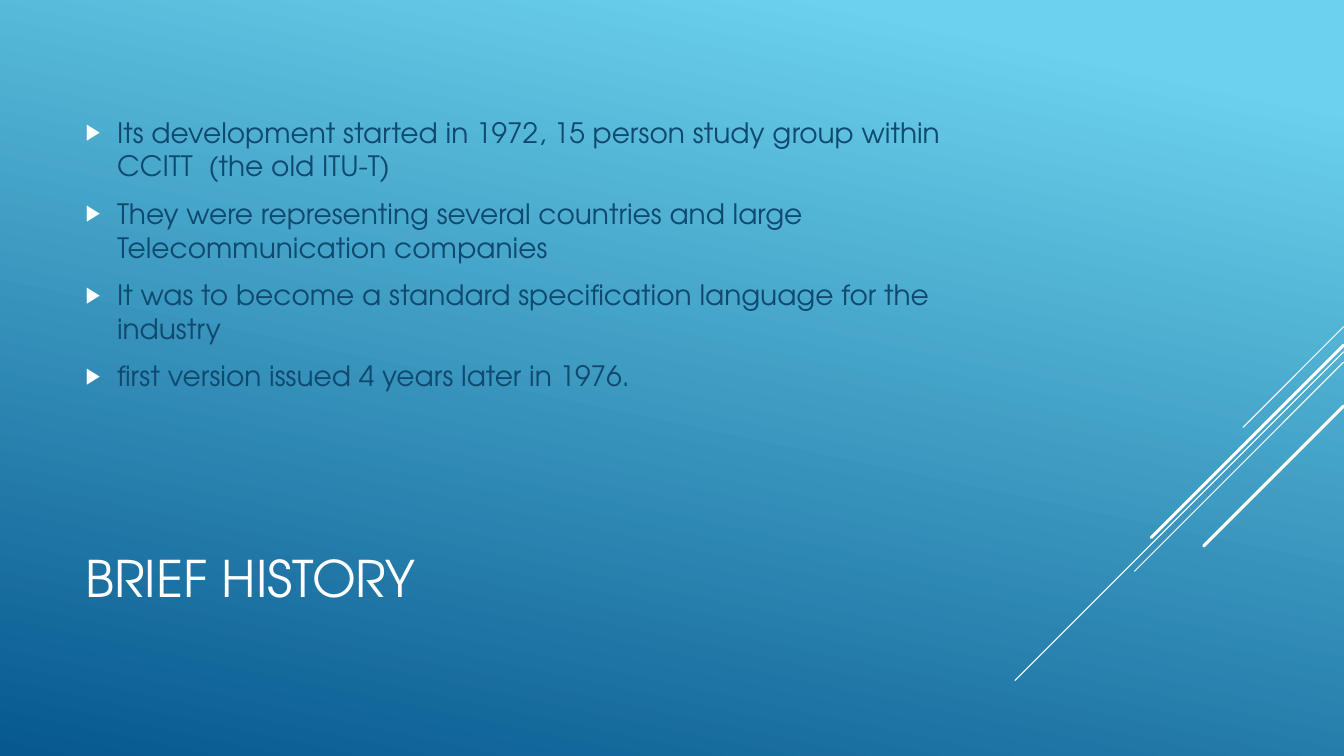
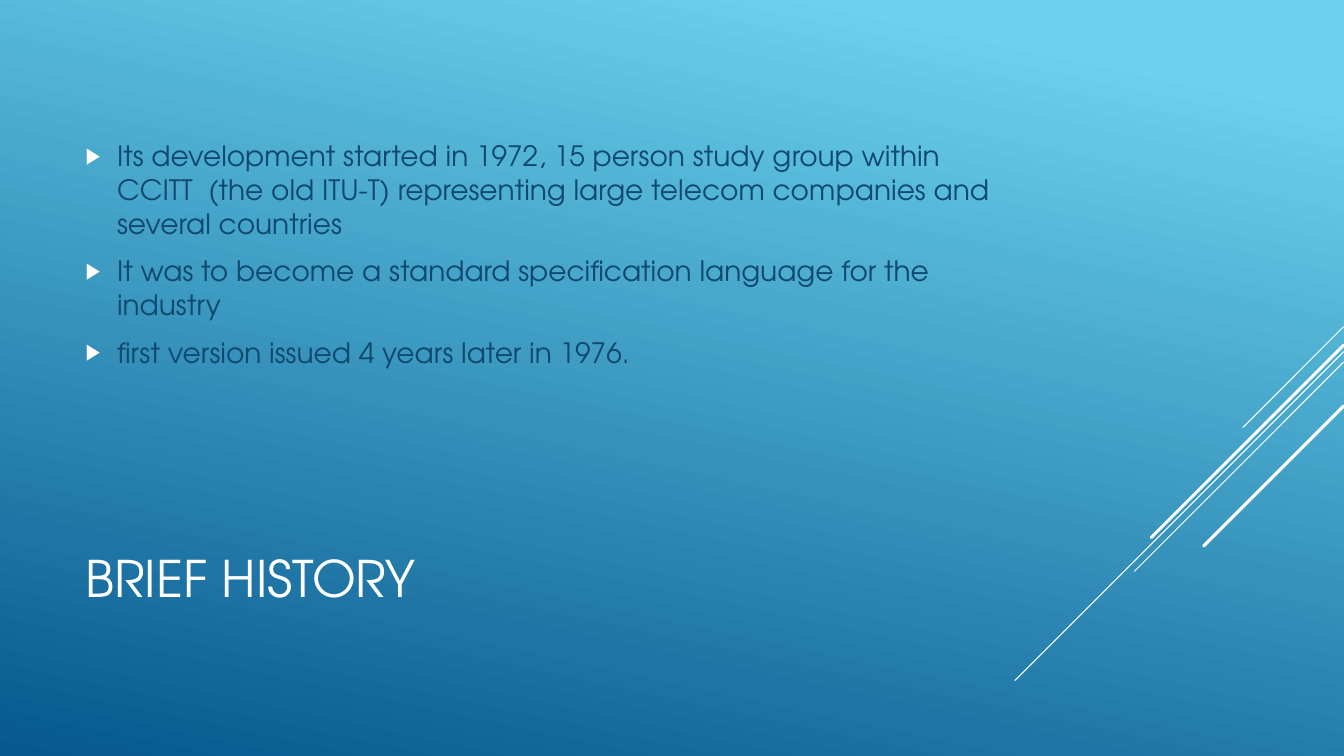
Before and after one commit to bmorale1/cpsc4175, a slide deck: slide 3 of Homework/SDL_IsaacMorales_cpsc4175.pptx. Drawn at 1344x756 pixels with LibreOffice and Linux fonts; fonts in the diff are those of the drawing. Boxes give left, top, right and bottom in pixels: in the first picture for what was removed or moved away, otherwise in the second. Text is boxed around its words. In the diff, an @@ line names an element or a change of style, - is before the commit and + after.

```diff
--- a/Homework/SDL_IsaacMorales_cpsc4175.pptx
+++ b/Homework/SDL_IsaacMorales_cpsc4175.pptx
@@ text at [117, 145, 989, 234]: text changed @@
-▶ Its development started in 1972, 15 person study group within CCITT (the old ITU-T)
-▶ They were representing several countries and large Telecommunication companies
+▶ Its development started in 1972, 15 person study group within CCITT (the old ITU-T) representing large telecom companies and several countries
```
Also in this commit, not shown: 7 other slides changed.
